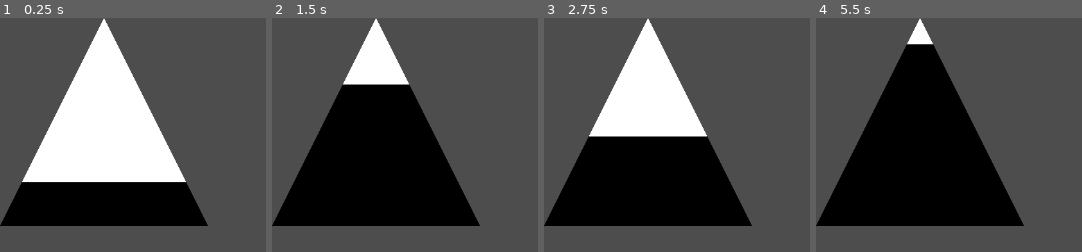
Above: before the commit, frames 1-4 (left to right).
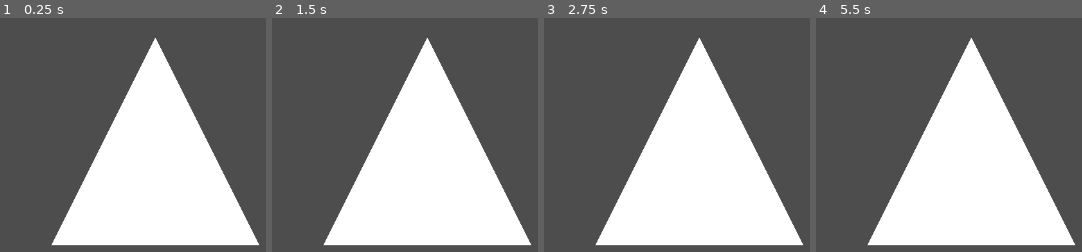
Above: after the commit, the same moments.

Repository: 3ter/godot-issue-polygon2d-gradient-fill
Game: Godot game, scene res://node_2d_with_instance.tscn
Same seed, same stepped clock (60 frames per second), same inputs: the game is played once before the commit and once after it. Before the commit the project starts from res://node_2d.tscn.
Inputs:
- Up to frame 1 (0.25 s): no input
- Up to frame 2 (1.5 s): no input
- Up to frame 3 (2.75 s): no input
- Up to frame 4 (5.5 s): no input

The runs differ from the first frame. In frame 1, 44% of the frame differs, in the area x 0-98%, y 0-98%; in frame 2, 53%; in frame 3, 50%; in frame 4, 53%.

Commit message:
Show that it doesn't work for a centered polygon
When the data is centered. Not using transform.

Diff:
--- /dev/null
+++ b/node_2d_centered.tscn
@@ -0,0 +1,32 @@
+[gd_scene load_steps=4 format=3 uid="uid://ch2dmhbhh7iyt"]
+
+[ext_resource type="Script" path="res://Polygon2D.gd" id="1_ok1ec"]
+
+[sub_resource type="Gradient" id="Gradient_v8nv7"]
+interpolation_mode = 1
+colors = PackedColorArray(1, 1, 1, 1, 0, 0, 0, 1)
+
+[sub_resource type="GradientTexture1D" id="GradientTexture1D_whwd5"]
+gradient = SubResource("Gradient_v8nv7")
+width = 300
+
+[node name="Node2D" type="Node2D"]
+
+[node name="Polygon2D" type="Polygon2D" parent="."]
+visible = false
+texture = SubResource("GradientTexture1D_whwd5")
+polygon = PackedVector2Array(0, 0, 300, 0, 300, 300, 0, 300)
+script = ExtResource("1_ok1ec")
+
+[node name="TriangleUpperRight" type="Polygon2D" parent="."]
+visible = false
+texture = SubResource("GradientTexture1D_whwd5")
+polygon = PackedVector2Array(0, 0, 300, 0, 300, 300)
+script = ExtResource("1_ok1ec")
+
+[node name="TriangleBottom" type="Polygon2D" parent="."]
+texture = SubResource("GradientTexture1D_whwd5")
+texture_rotation = -1.5708
+polygon = PackedVector2Array(-150, 150, 0, -150, 150, 150)
+uv = PackedVector2Array(0, 0, 1, 0, 0.5, 1)
+script = ExtResource("1_ok1ec")
--- /dev/null
+++ b/node_2d_with_instance.tscn
@@ -0,0 +1,8 @@
+[gd_scene load_steps=2 format=3 uid="uid://dnyjur7n50mm0"]
+
+[ext_resource type="PackedScene" uid="uid://ch2dmhbhh7iyt" path="res://node_2d_centered.tscn" id="1_egftd"]
+
+[node name="Node2D" type="Node2D"]
+
+[node name="Node2D" parent="." instance=ExtResource("1_egftd")]
+position = Vector2(224, 178)
--- a/project.godot
+++ b/project.godot
@@ -11,6 +11,6 @@
 [application]
 
 config/name="minimal-sample"
-run/main_scene="res://node_2d.tscn"
+run/main_scene="res://node_2d_with_instance.tscn"
 config/features=PackedStringArray("4.2", "Forward Plus")
 config/icon="res://icon.svg"
